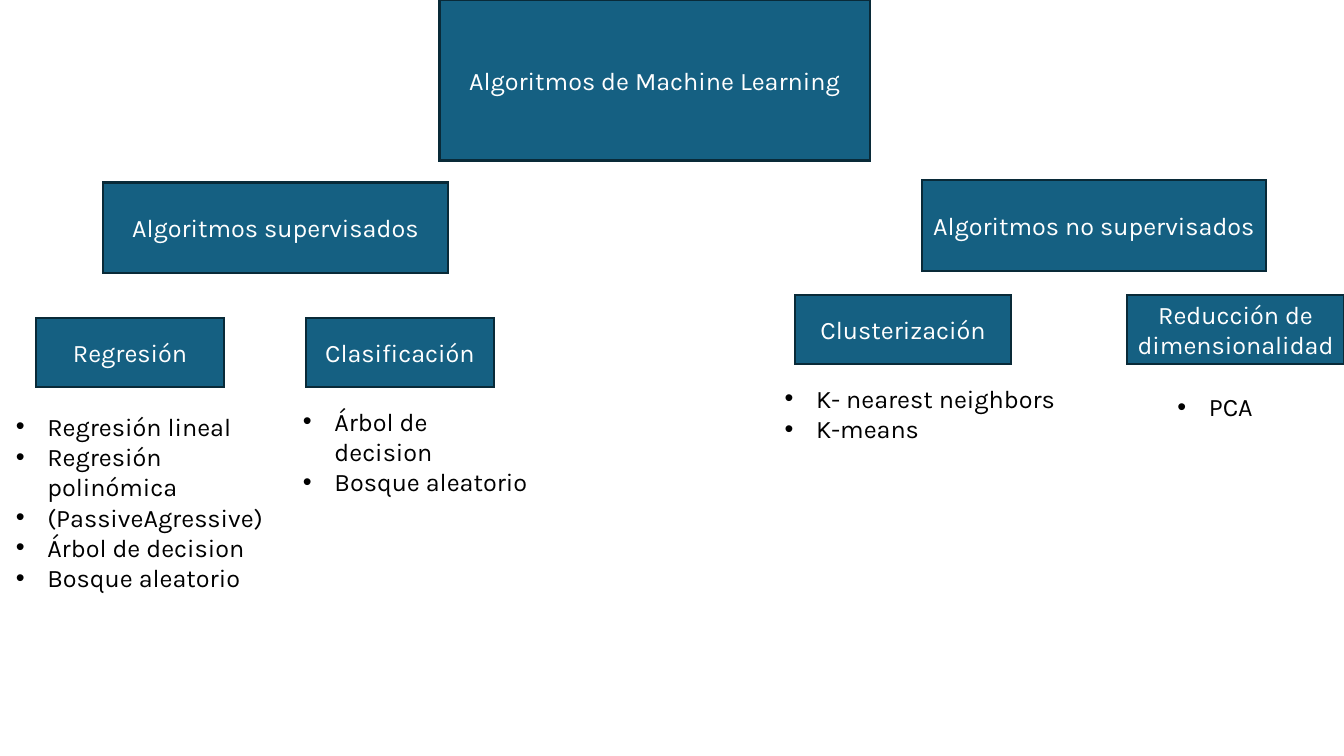
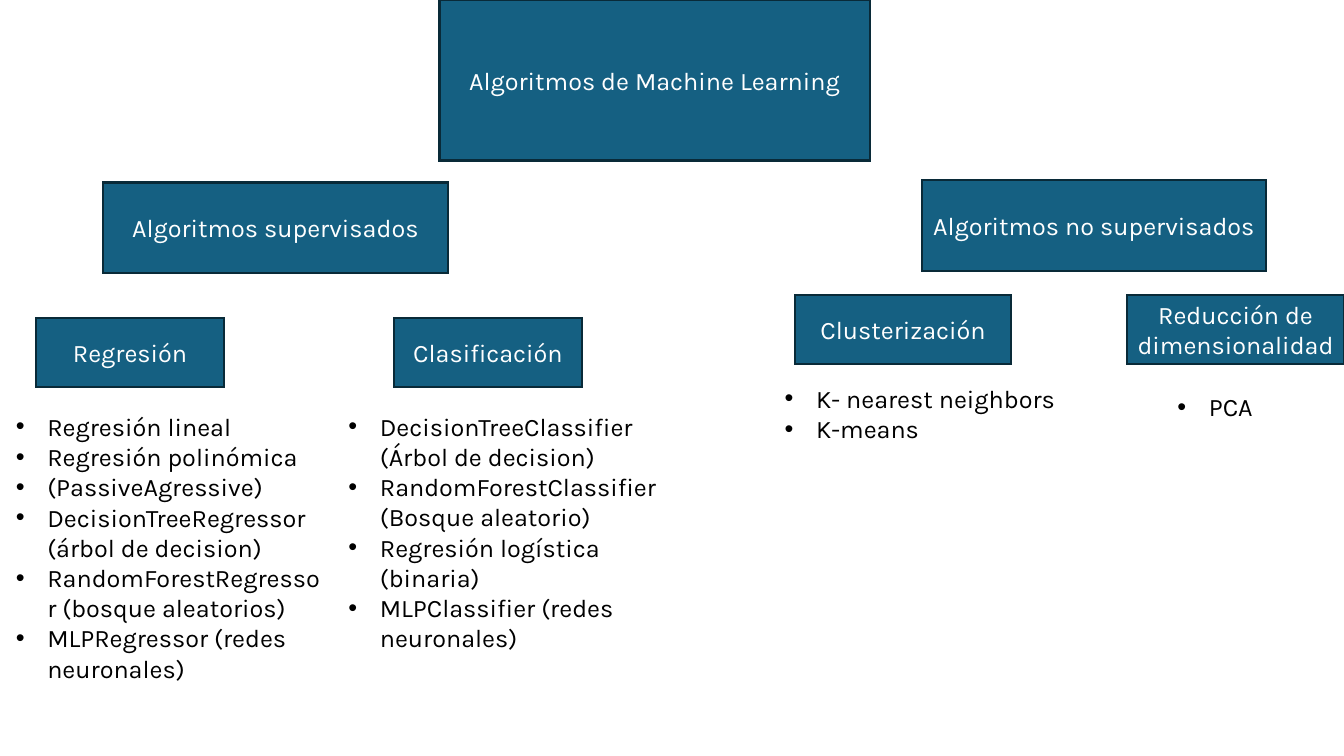
Before and after one commit to alonsinsan/C1-Machine-Learning-2020, a slide deck: slide 4 of categorias en machine learning.pptx. Drawn at 1344x756 pixels with LibreOffice and Linux fonts; fonts in the diff are those of the drawing. Boxes give left, top, right and bottom in pixels: in the first picture for what was removed or moved away, otherwise in the second. Text is boxed around its words. In the diff, an @@ line names an element or a change of style, - is before the commit and + after.

```diff
--- a/categorias en machine learning.pptx
+++ b/categorias en machine learning.pptx
@@ rectangle "Clasificación": place and size @@
-rectangle "Clasificación" at (307, 318, 494, 387)
+rectangle "Clasificación" at (394, 318, 582, 387)
@@ text at (380, 418, 656, 650): text changed @@
-• Árbol de decision
-• Bosque aleatorio
+• DecisionTreeClassifier (Árbol de decision)
+• RandomForestClassifier (Bosque aleatorio)
+• Regresión logística (binaria)
+• MLPClassifier (redes neuronales)
@@ text at (47, 509, 305, 681): text changed @@
-• Árbol de decision
-• Bosque aleatorio
+• DecisionTreeRegressor (árbol de decision)
+• RandomForestRegressor (bosque aleatorios)
+• MLPRegressor (redes neuronales)
```
Also in this commit, not shown: 2 other slides changed, 1 slide added, 9 other files.
